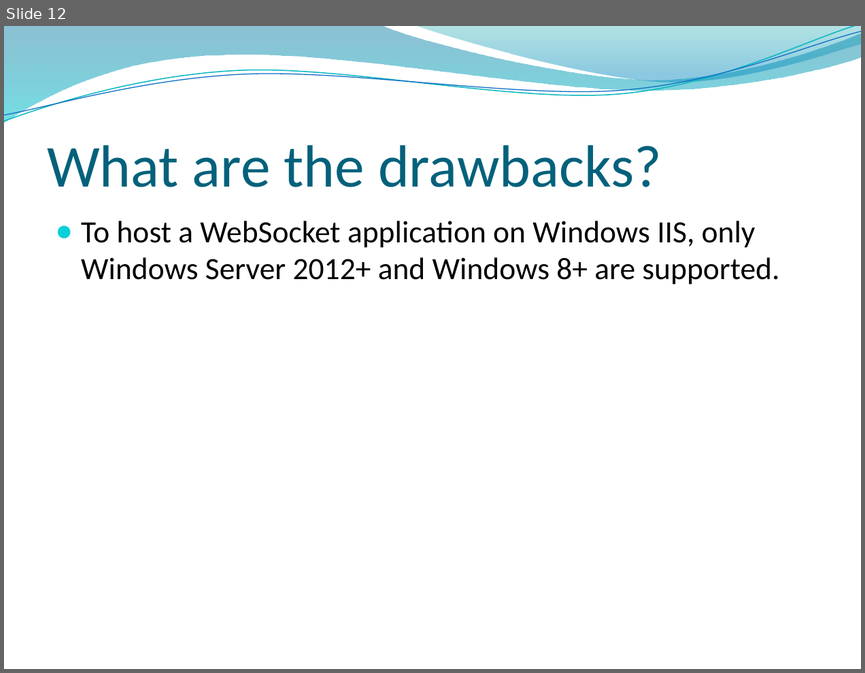
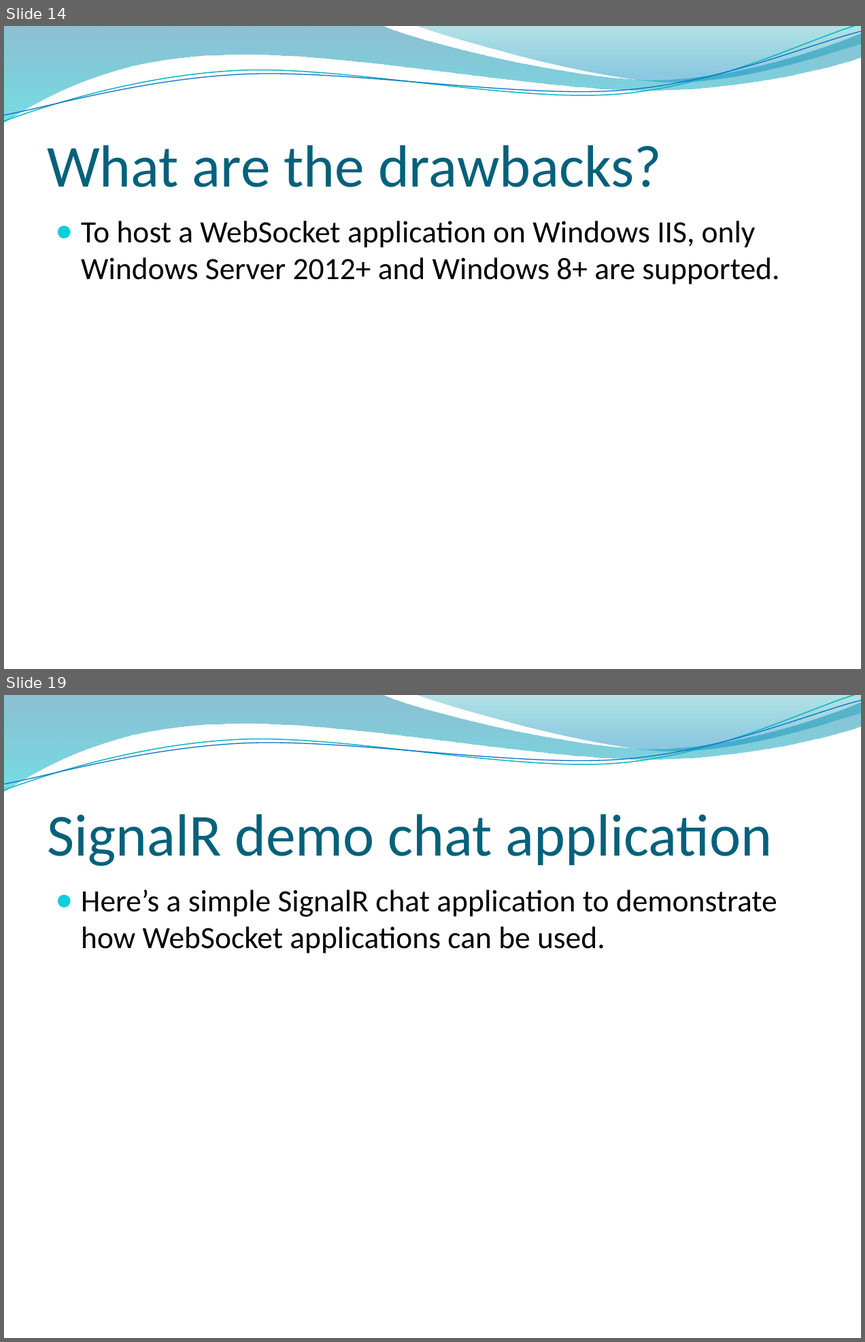
Before and after one commit to kyleema2016/Chatter, a slide deck: WebSocket.pptx. Shown one above the other, each under a label of ours: slide 12 before the commit, slides 14 and 19 after it; the slides between them are not shown. The pictures are 865x673 and 865x1342 pixels, drawn with LibreOffice and Linux fonts; fonts in the diff are those of the drawing; background and template pictures are left out. Boxes give left, top, right and bottom in pixels: in the first picture for what was removed or moved away, otherwise in the second. Text is boxed around its words. In the diff, an @@ line names an element or a change of style, - is before the commit and + after.

```diff
--- a/WebSocket.pptx
+++ b/WebSocket.pptx
@@ slide 19 added at (4, 695, 861, 1338), background picture (left out); not listed: 4 template elements that a slide beside it also shows @@
@@ title added at (47, 814, 772, 866), 50 pt, text #04617B @@
+SignalR demo chat application
@@ text added at (81, 889, 777, 953), 26 pt, text #000000 @@
+● Here’s a simple SignalR chat application to demonstrate how WebSocket applications can be used.
@@ what was slide 12 is now slide 14 @@
```
Also in this commit, not shown: 5 slides changed, 4 other slides added, 10 other files.
